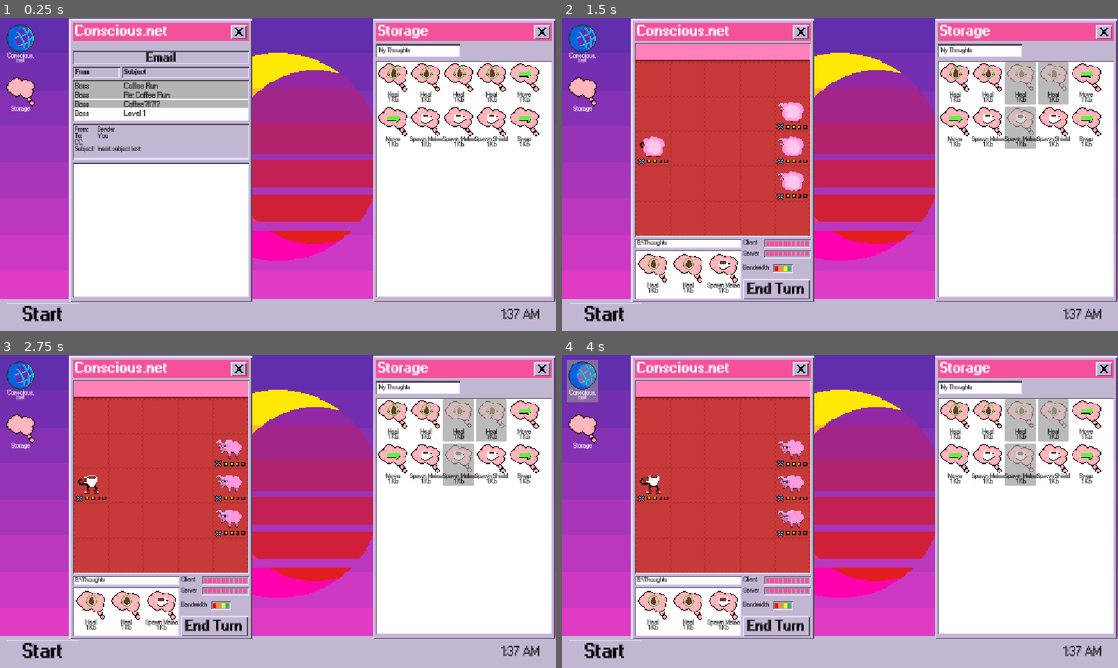
Above: before the commit, frames 1-4 (two rows, left to right).
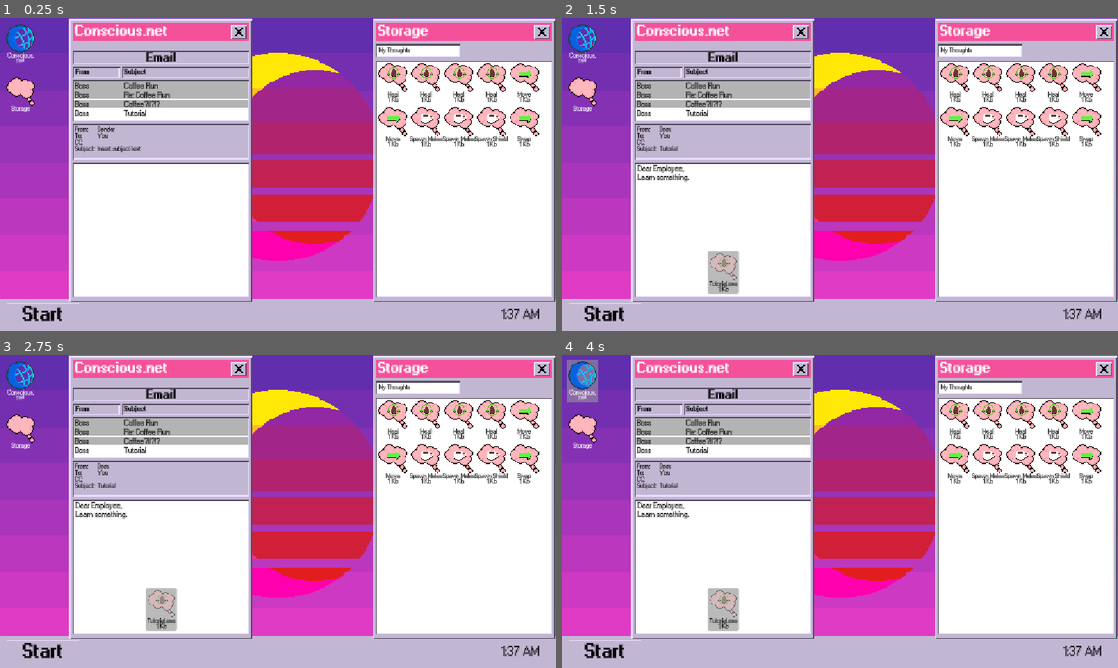
Above: after the commit, the same moments.

Repository: Jusbusy/game-off-2025
Game: Godot game, scene res://game.tscn
Two runs of this game, one before a commit and one after it. Both use one fixed random seed, a clock stepped at 60 frames per second and the inputs below.
Inputs:
- Up to frame 1 (0.25 s): no input
- Up to frame 2 (1.5 s): click "Boss" at 0.5 s; click "Level1.exe" (after the commit: "Tutorial.exe") at 1.25 s
- Up to frame 3 (2.75 s): click "Start" at 2 s
- Up to frame 4 (4 s): click "Start" at 2.75 s; click "Conscious. net" at 3.5 s

The runs differ from the first frame. In frame 1, less than 0.1% of the frame differs, in the area x 22-27%, y 29-32%; in frame 2, 26%, in the area x 13-92%, y 8-90%; in frame 3, 26%; in frame 4, 26%.
Error after the commit: Attempt to call function 'get_child' in base 'null instance' on a null instance. (res://globals.gd:178)

Commit message:
Added logic for tutorials

Diff:
--- a/UI/Templates/email_system.gd
+++ b/UI/Templates/email_system.gd
@@ -18,6 +18,14 @@
 		"Subject" : "Coffee?!!?!?",
 		"Content" :
 		r"""You should not be able to read this."""
+	},
+	{
+		"From" : "Boss",
+		"Subject" : "Tutorial",
+		"Content" :
+		r"""Dear Employee,
+		Learn something.""",
+		"Type" : "Tutorial"
 	},
 	{
 		"From" : "Boss",
@@ -111,6 +119,18 @@
 		return
 	match email["Type"]:
 
+		"Tutorial":
+			var button_instance = Global.card_button.instantiate()
+			email_container.add_child(button_instance)
+			button_instance.icon = load("res://UI/Icons/Card_Heal.png")
+			button_instance.get_node("CardName").text = "Tutorial.exe"
+			button_instance.pressed.connect(
+				func():
+					Global.audio_mouse.play()
+					button_instance.disabled = true
+					Global.start_tutorial()
+			)
+
 		"Level":
 			var level = Global.levels[email["LevelID"]]
 			var button_instance = Global.card_button.instantiate()
--- a/globals.gd
+++ b/globals.gd
@@ -82,6 +82,8 @@
 var level_id = 0
 var in_level = false
 var level_over = false
+var in_tutorial = false
+var tutorial_count = 0
 
 #var spawn_freqs = [["e_melee", 2], ["e_melee", 2], ["e_tank", 2]]
 
@@ -163,6 +165,17 @@
 	music.stream.set_sync_stream_volume(1, linear_to_db(arp_vol))
 
 	highlight.visible = false
+
+	if in_tutorial:
+		var tutorial = get_tree().root.get_node("Game/Tutorial")
+		if Input.is_action_just_pressed("select"):
+			audio_mouse.play()
+			tutorial.get_child(tutorial_count).visible = false
+			tutorial_count += 1
+			if tutorial_count >= tutorial.get_child_count():
+				end_tutorial()
+				return
+		tutorial.get_child(tutorial_count).visible = true
 
 	if Input.is_action_just_pressed("debug"):
 		level_over = true
@@ -452,3 +465,10 @@
 		if r < 0:
 			return item[0].new()
 	return null
+
+func start_tutorial():
+	in_tutorial = true
+
+func end_tutorial():
+	in_tutorial = false
+	email_ui.post_next_email()
